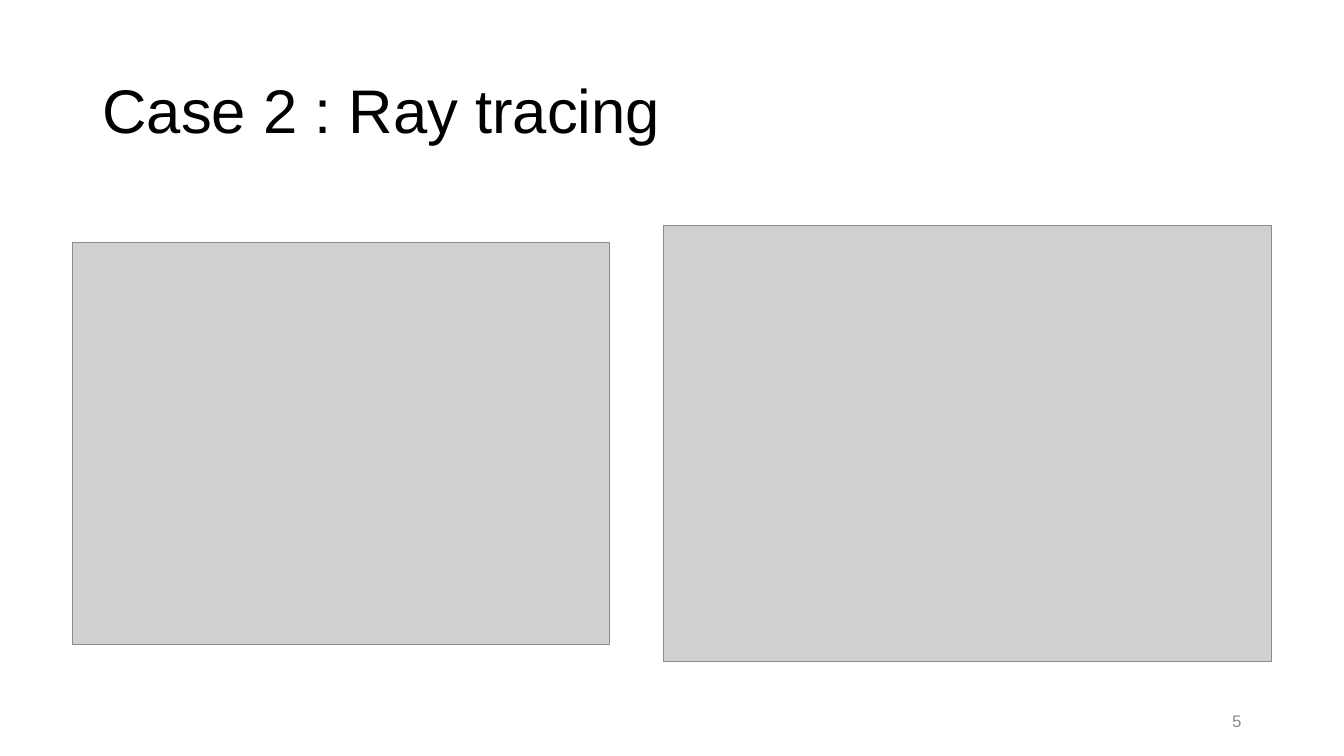
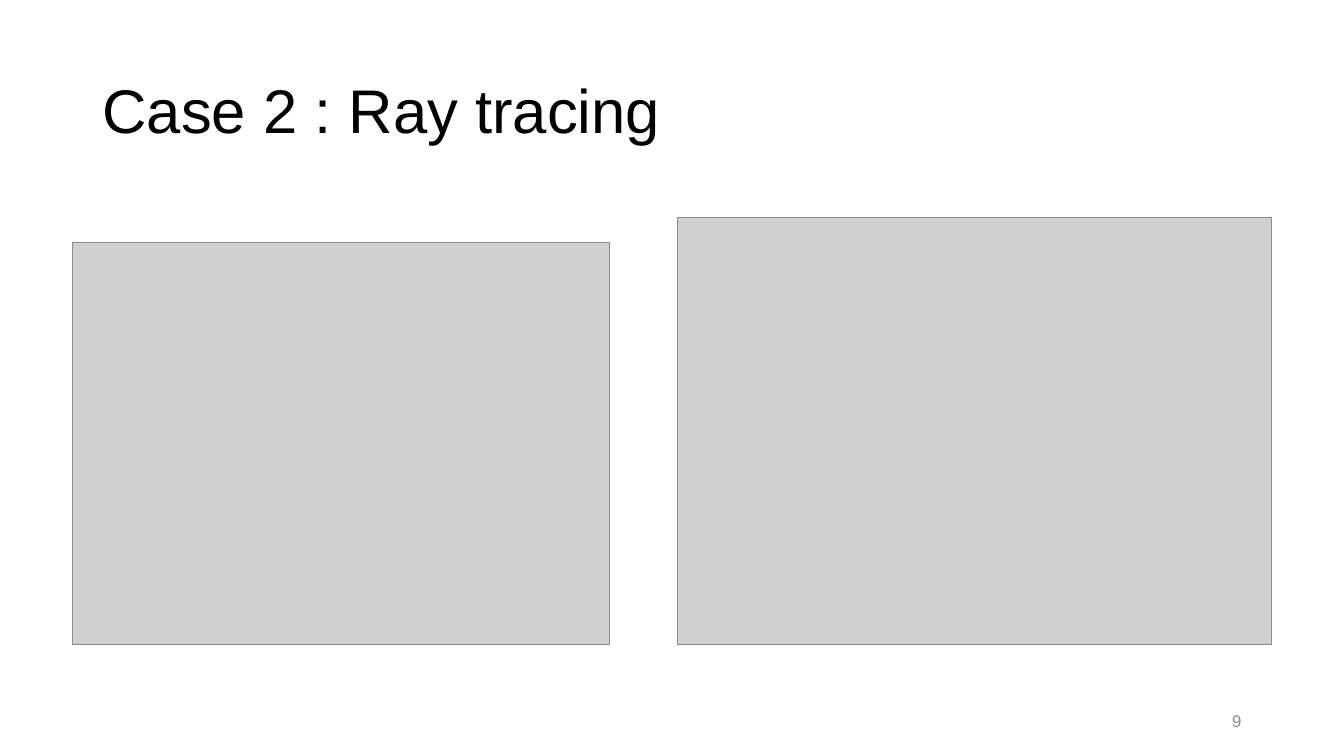
Before and after one commit to NYCU-ICCLab/sionna_introduction, a slide deck: slide 9 of sionna_introduction.pptx (slide 5 before the commit). Drawn at 1344x756 pixels with LibreOffice and Linux fonts; fonts in the diff are those of the drawing; grey boxes stand for pictures; background and template pictures are left out. Boxes give left, top, right and bottom in pixels: in the first picture for what was removed or moved away, otherwise in the second. Text is boxed around its words. In the diff, an @@ line names an element or a change of style, - is before the commit and + after.

```diff
--- a/sionna_introduction.pptx
+++ b/sionna_introduction.pptx
@@ picture: place and size @@
-picture at [663, 226, 1272, 662]
+picture at [678, 218, 1272, 644]
@@ page number at [1232, 715, 1241, 727]: text changed @@
-5
+9
```
Also in this commit, not shown: 4 other slides changed, 4 slides added, 3 other files.
